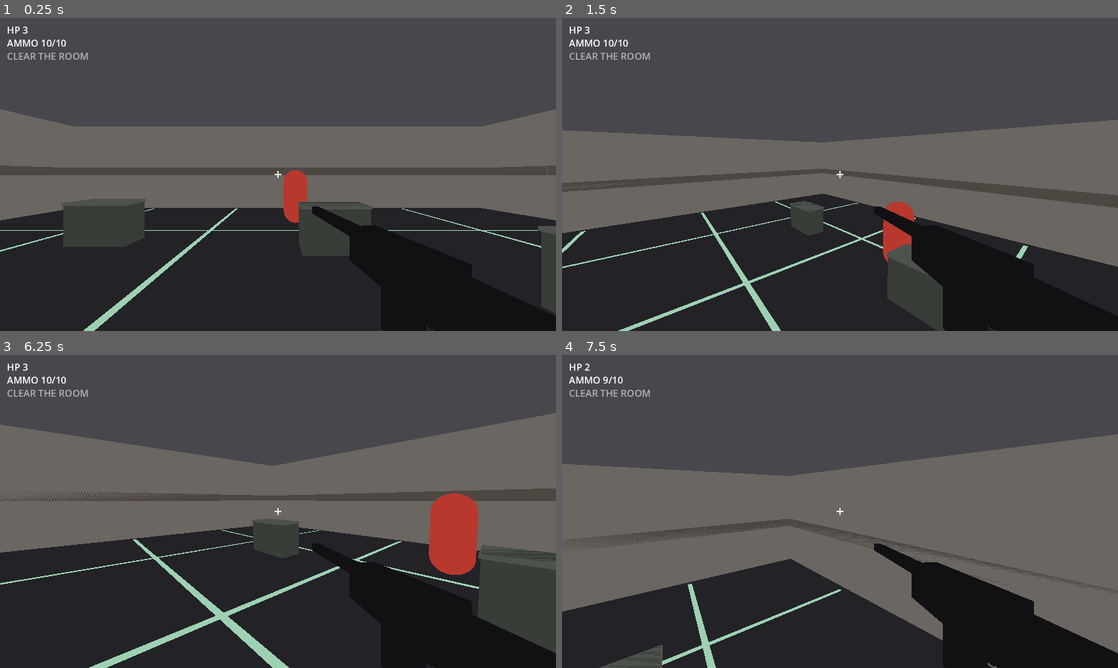
Above: before the commit, frames 1-4 (two rows, left to right).
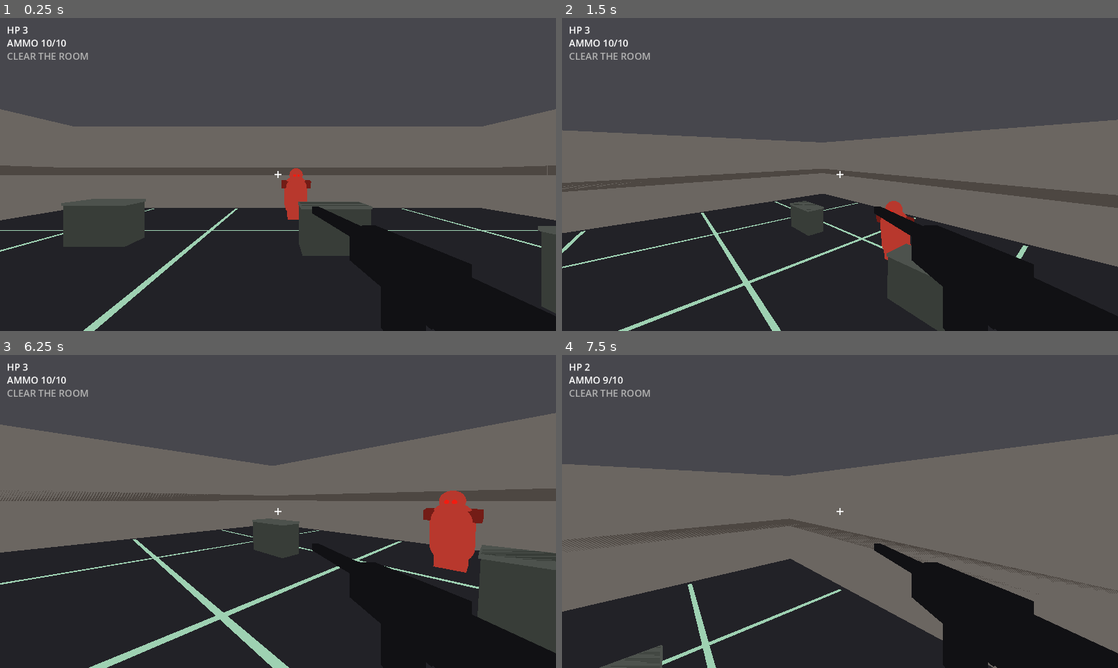
Above: after the commit, the same moments.

Repository: zachmofo/fps-studio
Game: Godot game, scene res://scenes/main.tscn
Two runs of this game, one before a commit and one after it. Both use one fixed random seed, a clock stepped at 60 frames per second and the inputs below.
Inputs (mouse positions are in pixels of both pictures, inside the frame that each line leads up to):
- Up to frame 1 (0.25 s): no input
- Up to frame 2 (1.5 s): move the mouse to (962, 158) at 0.52 s; press the mouse at (962, 158) at 0.53 s; hold D (move_right) 0.53-1.28 s; tap Space (jump) at 0.77 s; move the mouse to (812, 174) at 1.27 s; release the mouse at (812, 174) at 1.28 s; hold W (move_forward) from 1.28 s (still down); tap Shift (sprint) at 1.35 s
- Up to frame 3 (6.25 s): tap Space (jump) at 1.52, 3.02, 3.77, 4.52, 6.02 s; move the mouse to (289, 505) at 2.02 s; press the mouse at (289, 505) at 2.03 s; move the mouse to (272, 517) at 2.77 s; release the mouse at (272, 517) at 2.78 s; tap Shift (sprint) at 2.85, 4.35, 5.85 s; move the mouse to (316, 514) at 3.52 s; press the mouse at (316, 514) at 3.53 s; move the mouse to (233, 508) at 4.27 s; release the mouse at (233, 508) at 4.28 s; move the mouse to (283, 511) at 5.02 s; press the mouse at (283, 511) at 5.03 s; move the mouse to (255, 505) at 5.77 s; release W (move_forward) at 5.78 s; release the mouse at (255, 505) at 5.78 s; hold D (move_right) from 5.78 s (still down)
- Up to frame 4 (7.5 s): move the mouse to (867, 511) at 6.52 s; release D (move_right) at 6.53 s; press the mouse at (867, 511) at 6.53 s; hold W (move_forward) from 6.53 s (still down); tap Space (jump) at 6.77 s; move the mouse to (812, 511) at 7.27 s; release the mouse at (812, 511) at 7.28 s; tap Shift (sprint) at 7.35 s

The runs differ from the first frame. In frame 1, 0.1% of the frame differs, in the area x 50-56%, y 48-66%; in frame 2, 0.2%; in frame 3, 0.5%, in the area x 76-87%, y 43-71%; in frame 4, nothing differs.

Commit message:
I-12 humanoid target: Pike proportions, red eyes, peek math unchanged

Diff:
--- a/project.godot
+++ b/project.godot
@@ -11,7 +11,7 @@
 [application]
 
 config/name="Iron Saint"
-config/description="FPS Studio Iron Saint I-11: concrete room, metal crates."
+config/description="FPS Studio Iron Saint I-12: humanoid target, red eyes."
 run/main_scene="res://scenes/main.tscn"
 config/features=PackedStringArray("4.3", "GL Compatibility")
 config/icon="res://icon.svg"
--- a/scenes/dummy.tscn
+++ b/scenes/dummy.tscn
@@ -1,28 +1,45 @@
-[gd_scene load_steps=7 format=3]
+[gd_scene load_steps=10 format=3]
 
 [ext_resource type="Script" path="res://scripts/dummy.gd" id="1_dummy"]
 
-[sub_resource type="StandardMaterial3D" id="Mat_dummy"]
+[sub_resource type="StandardMaterial3D" id="Mat_body"]
 shading_mode = 0
 albedo_color = Color(0.72, 0.22, 0.18, 1)
 
-[sub_resource type="CapsuleMesh" id="CapsuleMesh_dummy"]
-material = SubResource("Mat_dummy")
-radius = 0.4
-height = 1.8
+[sub_resource type="CapsuleMesh" id="CapsuleMesh_torso"]
+material = SubResource("Mat_body")
+radius = 0.38
+height = 1.35
+
+[sub_resource type="StandardMaterial3D" id="Mat_shoulder"]
+shading_mode = 0
+albedo_color = Color(0.45, 0.12, 0.10, 1)
+
+[sub_resource type="BoxMesh" id="BoxMesh_shoulders"]
+material = SubResource("Mat_shoulder")
+size = Vector3(0.95, 0.22, 0.34)
+
+[sub_resource type="SphereMesh" id="SphereMesh_head"]
+material = SubResource("Mat_body")
+radius = 0.22
+height = 0.44
+
+[sub_resource type="StandardMaterial3D" id="Mat_eye"]
+shading_mode = 0
+albedo_color = Color(0.95, 0.12, 0.08, 1)
+
+[sub_resource type="SphereMesh" id="SphereMesh_eye"]
+material = SubResource("Mat_eye")
+radius = 0.045
+height = 0.09
+
+[sub_resource type="BoxMesh" id="BoxMesh_hips"]
+material = SubResource("Mat_body")
+size = Vector3(0.55, 0.28, 0.38)
 
 [sub_resource type="CapsuleShape3D" id="CapsuleShape3D_dummy"]
 radius = 0.4
 height = 1.8
-
-[sub_resource type="StandardMaterial3D" id="Mat_head"]
-shading_mode = 0
-albedo_color = Color(0.12, 0.10, 0.10, 1)
-
-[sub_resource type="SphereMesh" id="SphereMesh_head"]
-material = SubResource("Mat_head")
-radius = 0.18
-height = 0.36
 
 [node name="Dummy" type="CharacterBody3D"]
 collision_layer = 4
@@ -30,13 +47,34 @@
 floor_snap_length = 0.15
 script = ExtResource("1_dummy")
 
-[node name="MeshInstance3D" type="MeshInstance3D" parent="."]
-transform = Transform3D(1, 0, 0, 0, 1, 0, 0, 0, 1, 0, 0.9, 0)
-mesh = SubResource("CapsuleMesh_dummy")
+[node name="Visuals" type="Node3D" parent="."]
+transform = Transform3D(1, 0, 0, 0, 0.990268, -0.139173, 0, 0.139173, 0.990268, 0, 0, 0)
 
-[node name="Head" type="MeshInstance3D" parent="."]
-transform = Transform3D(1, 0, 0, 0, 1, 0, 0, 0, 1, 0, 1.6, 0)
+[node name="Torso" type="MeshInstance3D" parent="Visuals"]
+transform = Transform3D(1, 0, 0, 0, 1, 0, 0, 0, 1, 0, 0.95, 0)
+mesh = SubResource("CapsuleMesh_torso")
+
+[node name="Shoulders" type="MeshInstance3D" parent="Visuals"]
+transform = Transform3D(1, 0, 0, 0, 1, 0, 0, 0, 1, 0, 1.35, 0)
+mesh = SubResource("BoxMesh_shoulders")
+
+[node name="Hips" type="MeshInstance3D" parent="Visuals"]
+transform = Transform3D(1, 0, 0, 0, 1, 0, 0, 0, 1, 0, 0.32, 0)
+mesh = SubResource("BoxMesh_hips")
+
+[node name="Head" type="MeshInstance3D" parent="Visuals"]
+transform = Transform3D(1, 0, 0, 0, 1, 0, 0, 0, 1, 0, 1.65, 0)
 mesh = SubResource("SphereMesh_head")
+
+[node name="EyeL" type="MeshInstance3D" parent="Visuals"]
+transform = Transform3D(1, 0, 0, 0, 1, 0, 0, 0, 1, -0.06, 1.66, 0.2)
+cast_shadow = 0
+mesh = SubResource("SphereMesh_eye")
+
+[node name="EyeR" type="MeshInstance3D" parent="Visuals"]
+transform = Transform3D(1, 0, 0, 0, 1, 0, 0, 0, 1, 0.06, 1.66, 0.2)
+cast_shadow = 0
+mesh = SubResource("SphereMesh_eye")
 
 [node name="CollisionShape3D" type="CollisionShape3D" parent="."]
 transform = Transform3D(1, 0, 0, 0, 1, 0, 0, 0, 1, 0, 0.9, 0)
--- a/scripts/dummy.gd
+++ b/scripts/dummy.gd
@@ -6,7 +6,8 @@
 const FIRE_INTERVAL := 1.0
 const WORLD_AND_PLAYER := 1 | 2
 const BASE_COLOR := Color(0.72, 0.22, 0.18)
-const HEAD_COLOR := Color(0.12, 0.10, 0.10)
+const SHOULDER_COLOR := Color(0.45, 0.12, 0.10)
+const EYE_COLOR := Color(0.95, 0.12, 0.08)
 const FLASH_COLOR := Color(1, 1, 1)
 const FLASH_SEC := 0.22
 const WALK_SPEED := 2.4
@@ -40,9 +41,21 @@
 var _sfx_hit: AudioStreamPlayer
 var _sfx_death: AudioStreamPlayer
 
-@onready var _mesh: MeshInstance3D = $MeshInstance3D
-@onready var _head: MeshInstance3D = $Head
+@onready var _torso: MeshInstance3D = $Visuals/Torso
+@onready var _shoulders: MeshInstance3D = $Visuals/Shoulders
+@onready var _hips: MeshInstance3D = $Visuals/Hips
+@onready var _head: MeshInstance3D = $Visuals/Head
+@onready var _eye_l: MeshInstance3D = $Visuals/EyeL
+@onready var _eye_r: MeshInstance3D = $Visuals/EyeR
 @onready var _col: CollisionShape3D = $CollisionShape3D
+
+
+func _body_meshes() -> Array:
+	return [_torso, _shoulders, _hips, _head]
+
+
+func _all_meshes() -> Array:
+	return [_torso, _shoulders, _hips, _head, _eye_l, _eye_r]
 
 
 func _ready() -> void:
@@ -53,10 +66,16 @@
 	_sfx_shot = _make_sfx("SfxShot")
 	_sfx_hit = _make_sfx("SfxHit")
 	_sfx_death = _make_sfx("SfxDeath")
-	_mesh.set_surface_override_material(0, null)
-	_head.set_surface_override_material(0, null)
-	_set_mesh_albedo(_mesh, BASE_COLOR)
-	_set_mesh_albedo(_head, HEAD_COLOR)
+	_paint_alive()
+
+
+func _paint_alive() -> void:
+	_set_mesh_albedo(_torso, BASE_COLOR)
+	_set_mesh_albedo(_hips, BASE_COLOR)
+	_set_mesh_albedo(_head, BASE_COLOR)
+	_set_mesh_albedo(_shoulders, SHOULDER_COLOR)
+	_set_mesh_albedo(_eye_l, EYE_COLOR)
+	_set_mesh_albedo(_eye_r, EYE_COLOR)
 
 
 func _bind_cover() -> void:
@@ -102,8 +121,9 @@
 func _die() -> void:
 	_alive = false
 	velocity = Vector3.ZERO
-	_mesh.visible = false
-	_head.visible = false
+	for m in _all_meshes():
+		if m != null:
+			m.visible = false
 	_col.disabled = true
 	_play(_sfx_death, SFX_DEATH)
 	killed.emit()
@@ -118,11 +138,11 @@
 	_was_captured = Input.mouse_mode == Input.MOUSE_MODE_CAPTURED
 	global_position = _home
 	velocity = Vector3.ZERO
-	_mesh.visible = true
-	_head.visible = true
+	for m in _all_meshes():
+		if m != null:
+			m.visible = true
 	_col.disabled = false
-	_set_mesh_albedo(_mesh, BASE_COLOR)
-	_set_mesh_albedo(_head, HEAD_COLOR)
+	_paint_alive()
 	if _was_captured:
 		_phase = Phase.OUT
 	else:
@@ -224,12 +244,14 @@
 
 
 func _flash() -> void:
-	_set_mesh_albedo(_mesh, FLASH_COLOR)
-	_set_mesh_albedo(_head, FLASH_COLOR)
+	for m in _body_meshes():
+		_set_mesh_albedo(m, FLASH_COLOR)
+	# Eyes stay red through the flash.
+	_set_mesh_albedo(_eye_l, EYE_COLOR)
+	_set_mesh_albedo(_eye_r, EYE_COLOR)
 	await get_tree().create_timer(FLASH_SEC).timeout
 	if _alive:
-		_set_mesh_albedo(_mesh, BASE_COLOR)
-		_set_mesh_albedo(_head, HEAD_COLOR)
+		_paint_alive()
 
 
 func _set_mesh_albedo(mesh_inst: MeshInstance3D, c: Color) -> void:
Not shown, changed: CHANGELOG.md
Not shown, changed: README.md
Not shown, changed: STUDIO.md
